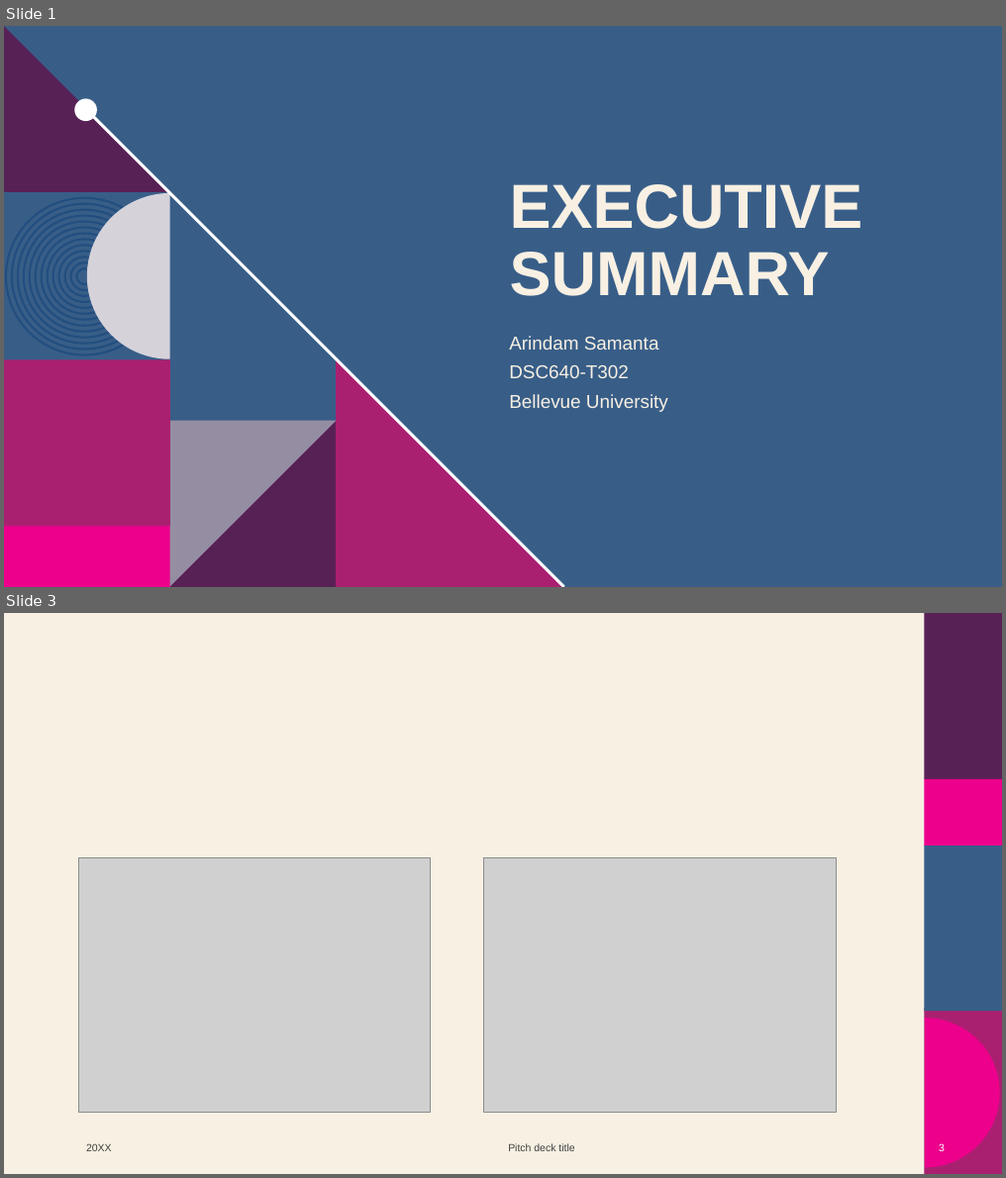
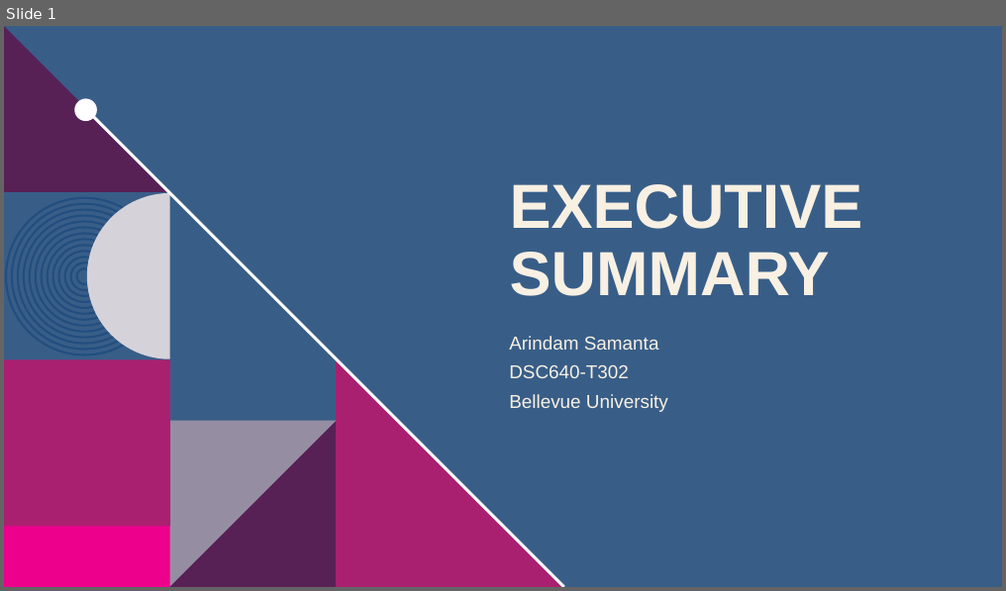
Before and after one commit to samantoz/dsc640-data_presentation, a slide deck: term_project/Executive Summary.pptx. Shown one above the other, each under a label of ours: slides 1 and 3 before the commit, slide 1 after it; the slides between them are not shown. The pictures are 1006x1178 and 1006x591 pixels, drawn with LibreOffice and Linux fonts; fonts in the diff are those of the drawing; grey boxes stand for pictures; background and template pictures are left out. Boxes give left, top, right and bottom in pixels: in the first picture for what was removed or moved away, otherwise in the second. Text is boxed around its words. In the diff, an @@ line names an element or a change of style, - is before the commit and + after.

```diff
--- a/term_project/Executive Summary.pptx
+++ b/term_project/Executive Summary.pptx
@@ slide 3 removed at (4, 613, 1002, 1174), background #F8F0E3 @@
@@ picture removed at (79, 858, 431, 1112) @@
@@ picture removed at (484, 858, 836, 1112) @@
@@ group removed at (924, 613, 1002, 1174): 4 rectangles, 1 freeform shape @@
@@ text removed at (86, 1144, 112, 1152) @@
-20XX
@@ text removed at (508, 1144, 574, 1152) @@
-Pitch deck title
@@ page number removed at (939, 1144, 944, 1152) @@
-3
```
Also in this commit, not shown: 1 slide changed, 3 slides added, 2 other slides removed, 4 other files.
